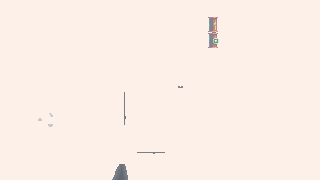
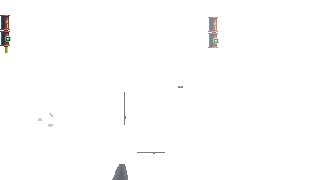
Layered file, before and after one edit (320x180). Changes by layer:
added layer "Layer #5" above "Layer #1" over [left=0, top=15, right=11, bottom=53]
hid "Layer #1" over [left=0, top=0, right=320, bottom=180]
